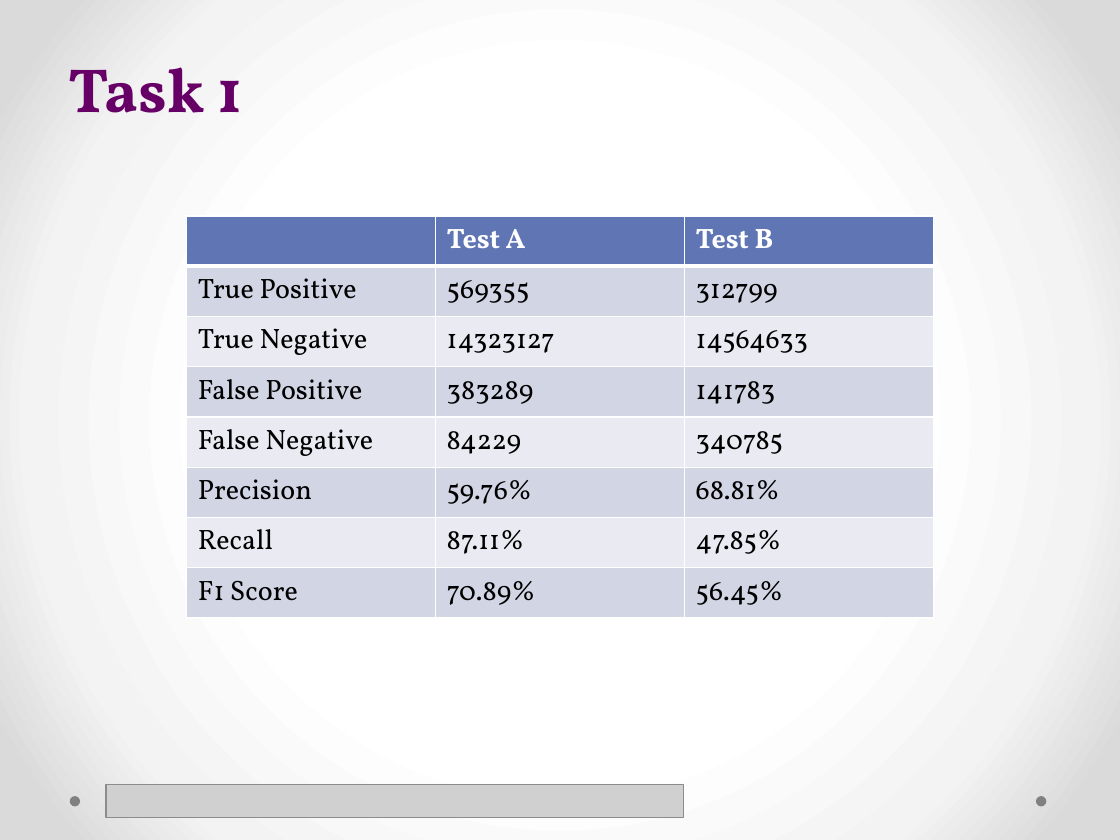
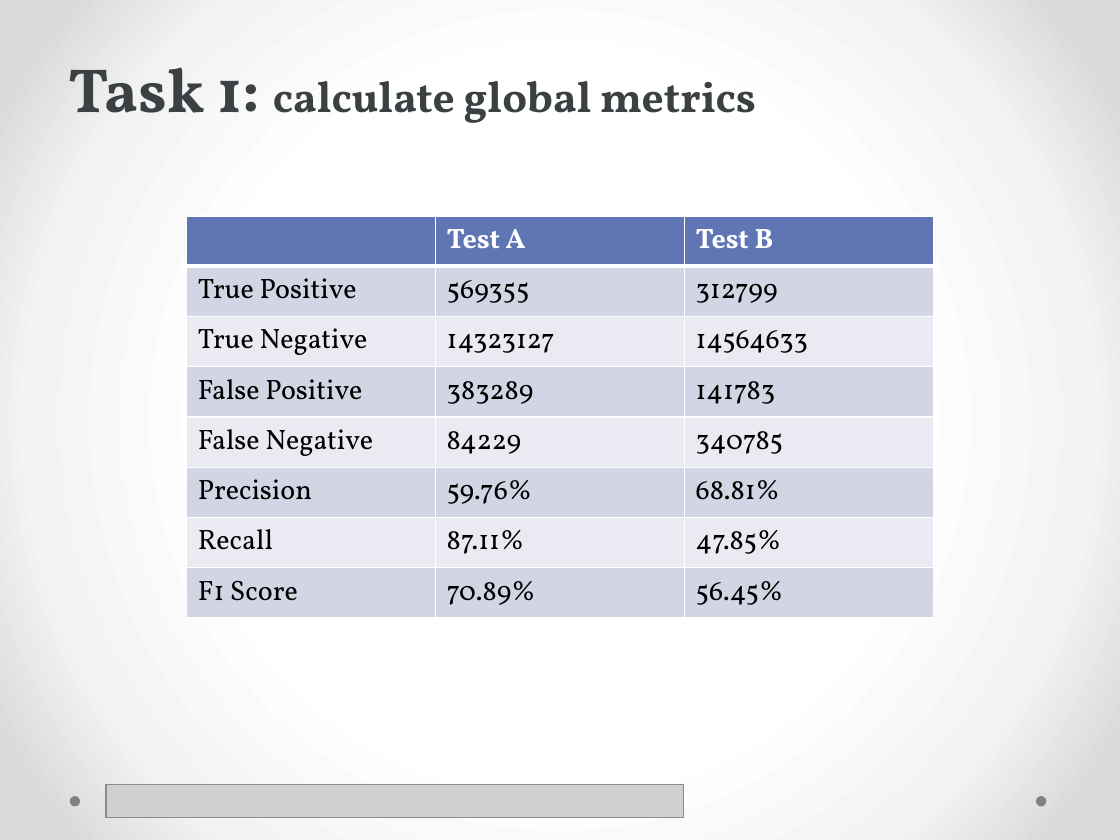
Before and after one commit to mcv-m6-video/mcv-m4-2016-Team4, a slide deck: slide 3 of block1/doc/SlidesB1.pptx. Drawn at 1120x840 pixels with LibreOffice and Linux fonts; fonts in the diff are those of the drawing; grey boxes stand for pictures. Boxes give left, top, right and bottom in pixels: in the first picture for what was removed or moved away, otherwise in the second. Text is boxed around its words. In the diff, an @@ line names an element or a change of style, - is before the commit and + after.

Commit message:
Task 2 slides completed and some errors corrected in task 1 slides.

```diff
--- a/block1/doc/SlidesB1.pptx
+++ b/block1/doc/SlidesB1.pptx
@@ text at <box>69,67,756,123</box>: text changed; size 40 to 28 pt; text colour #660066 to #3B4042 @@
-Task 1
+Task 1: calculate global metrics
```
Also in this commit, not shown: 5 other slides changed, 3 slides added, 1 slide removed.
